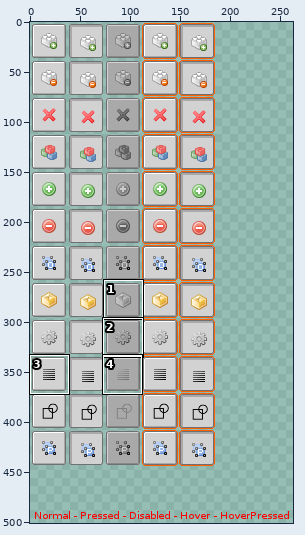
Sprite sheet, stored at resources/icons/toolbar.png. Above: a wide view before the commit, with the close-up outlined.
Close-up. Before the edit:
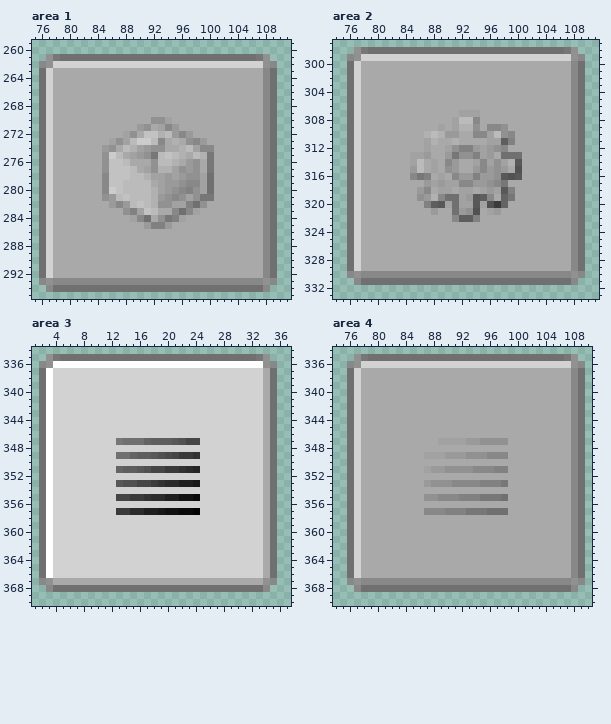
The file is 512x512 pixels. Pixels under 10% opacity are left out. Colours within 5 levels of each other are drawn and written as one. Shown: area 1: x 75..111, y 259..295; area 2: x 74..111, y 297..333; area 3: x 1..37, y 334..370; area 4: x 74..110, y 334..370. The wide view leaves out empty margins. The commit also changed other parts of the picture, which this record leaves out.
The same view after the edit:
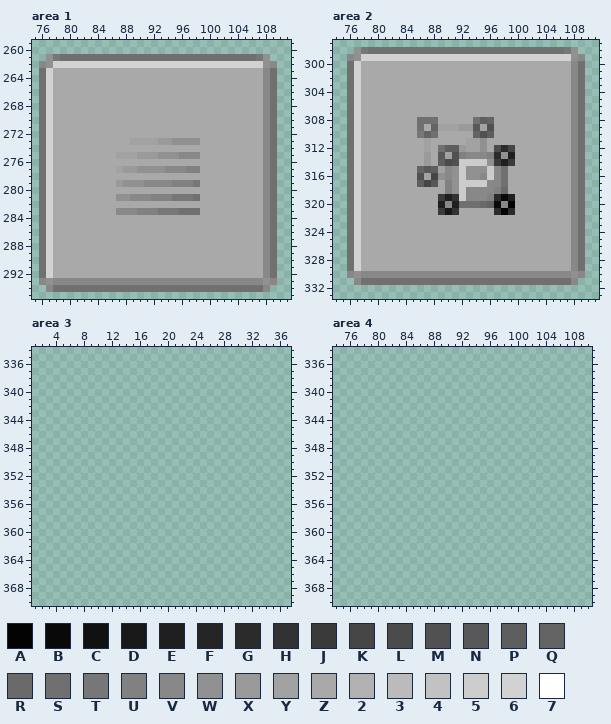
Palette (. is transparent): A #030303  B #090909  C #111111  D #181818  E #1f1f1f  F #252525  G #2b2b2b  H #323232  J #3a3a3a  K #454545  L #4b4b4b  M #515151  N #585858  P #5e5e5e  Q #646464  R #6a6a6a  S #707070  T #777777  U #818181  V #898888  W #919191  X #9a9a9a  Y #a2a2a2  Z #a9a9a9  2 #b1b1b1  3 #bbbbbb  4 #c2c2c2  5 #cccccc  6 #d2d2d2  7 #ffffff
Change:
Area 1:
y 270: x 92..94 WWY -> ZZZ
y 271: x 90..91 XW -> ZZ; x 93..95 YVX -> ZZZ
y 272: x 88..89 YW -> ZZ; x 91..97 4423XVX -> ZZZZZZZ
y 273: x 86..96 YWY3553VZ2Z -> ZZZYYYYXXWW; x 98..99 VX -> WZ
y 274: x 85..86 XW -> ZZ; x 88..93 32YXWW -> ZZZZZZ; x 96..100 23YVV -> ZZZZZ
y 275: x 85..88 W53Z -> ZZYY; x 91..100 WT3432Z32T -> XXWWWVVVZZ
y 276: x 85..88 W443 -> ZZZZ; x 92..95 W332 -> ZZZZ; x 97..98 XW -> ZZ; x 100 T -> Z
y 277: x 85..91 W4443ZY -> ZZYXXWW; x 93..98 22YWXW -> WVVVUU; x 100 T -> Z
y 278: x 85..100 V444332YYXYXWWYS -> ZZZZZZZZZZZZZZZZ
y 279: x 85..100 V443333ZYXXWVVYS -> ZZXWWWVVVVUUUTZZ
y 280: x 85..100 V5433332YXWVUWYS -> ZZZZZZZZZZZZZZZZ
y 281: x 85..100 WX343332XWVWYWTT -> ZZWWVVVUUUTTTSZZ
y 282: x 86..99 XVX3432WWYYUSW -> ZZZZZZZZZZZZZZ
y 283: x 87..95 ZWUY43ZZV -> VVVUUUTTT; x 97..98 VY -> SS
y 284: x 89..91 YVS -> ZZZ; x 93..96 WTUY -> ZZZZ
y 285: x 91..94 XUUX -> ZZZZ
Area 2:
y 307: x 92..94 YYY -> ZZZ
y 308: x 86..88 ZZZ -> SSS; x 91..96 Y33VZZ -> ZZZSPQ
y 309: x 86 Z -> S; x 88 Z -> Q; x 90 Z -> Y; x 92..98 22WZVVW -> XXNYMZZ
y 310: x 86..91 Z232XX -> TQSZZZ; x 94..99 VVY3WV -> QMPZZZ
y 311: x 88 2 -> Z; x 91 2 -> Z; x 93..99 ZZZYYPU -> YYWZZZZ
y 312: x 89..99 ZYWUUXYXWVZ -> SPPXYYWZLGK
y 313: x 85..86 YY -> ZZ; x 89..100 ZXTWWUYXZSSS -> NYMUVVVUGWEZ
y 314: x 85..100 Y3ZYZVXZZYVYWY2N -> ZZXZPLM5555WJEJZ
y 315: x 85..98 X3ZYZWXZZXVXWX -> ZQNPYVW5WWW5VS; x 100 M -> Z
y 316: x 85..100 VTUZYZVXXUXXWNMN -> ZMYKWVW5WWV5VSZZ
y 317: x 86..96 ZXYXYYVVXXW -> PKNZUW5555V; x 98 T -> S
y 318: x 86..87 XV -> ZZ; x 89..99 YYZYYZYXYNU -> ZUW5VVVVURZ
y 319: x 86..99 WX2VSSYXNPVZQT -> ZZZJEH5VVVUGBE
y 320: x 87..99 UPNYSYYNYMJQZ -> ZZEVESSSRQBVA
y 321: x 88..94 XZZSXWM -> ZJDHZZZ; x 96..99 YXZZ -> ZGAG
y 322: x 91..94 VPPU -> ZZZZ
Area 3:
y 335: x 3..34 WTSSSSSSSSSSSSSSSSSSSSSSSSSSSSTW -> ................................
y 336: x 2..35 VW777777777777777777777777777777WV -> ..................................
y 337..346: x 2..35 S7666666666666666666666666666666ZS -> ..................................
y 347: x 2..35 S7666666666TSSSQPPPNMKK666666666ZS -> ..................................
y 348: x 2..35 S7666666666666666666666666666666ZS -> ..................................
y 349: x 2..35 S7666666666SSQPPNMLKJJH666666666ZS -> ..................................
y 350: x 2..35 S7666666666666666666666666666666ZS -> ..................................
y 351: x 2..35 S7666666666QPPNMKKJJHGF666666666ZS -> ..................................
y 352: x 2..35 S7666666666666666666666666666666ZS -> ..................................
y 353: x 2..35 S7666666666NMMKKJHGGEED666666666ZS -> ..................................
y 354: x 2..35 S7666666666666666666666666666666ZS -> ..................................
y 355: x 2..35 S7666666666KKJJHGGEECCB666666666ZS -> ..................................
y 356: x 2..35 S7666666666666666666666666666666ZS -> ..................................
y 357: x 2..35 S7666666666JJGGEEDCCBBA666666666ZS -> ..................................
y 358..366: x 2..35 S7666666666666666666666666666666ZS -> ..................................
y 367: x 2..35 VWZZZZZZZZZZZZZZZZZZZZZZZZZZZZZZWV -> ..................................
y 368: x 3..34 VSSSSSSSSSSSSSSSSSSSSSSSSSSSSSSV -> ................................
Area 4:
y 335: x 77..108 WTSSSSSSSSSSSSSSSSSSSSSSSSSSSSTW -> ................................
y 336: x 76..109 VW666666666666666666666666666666WV -> ..................................
y 337..346: x 76..109 S6ZZZZZZZZZZZZZZZZZZZZZZZZZZZZZZVS -> ..................................
y 347: x 76..109 S6ZZZZZZZZZZZYYYYXXWWWWZZZZZZZZZVS -> ..................................
y 348: x 76..109 S6ZZZZZZZZZZZZZZZZZZZZZZZZZZZZZZVS -> ..................................
y 349: x 76..109 S6ZZZZZZZZZYYYXXXWWWVVVZZZZZZZZZVS -> ..................................
y 350: x 76..109 S6ZZZZZZZZZZZZZZZZZZZZZZZZZZZZZZVS -> ..................................
y 351: x 76..109 S6ZZZZZZZZZYXXWWWWVVVUUZZZZZZZZZVS -> ..................................
y 352: x 76..109 S6ZZZZZZZZZZZZZZZZZZZZZZZZZZZZZZVS -> ..................................
y 353: x 76..109 S6ZZZZZZZZZXWWWVVVVUUUTZZZZZZZZZVS -> ..................................
y 354: x 76..109 S6ZZZZZZZZZZZZZZZZZZZZZZZZZZZZZZVS -> ..................................
y 355: x 76..109 S6ZZZZZZZZZWWVVVUUUTTTSZZZZZZZZZVS -> ..................................
y 356: x 76..109 S6ZZZZZZZZZZZZZZZZZZZZZZZZZZZZZZVS -> ..................................
y 357: x 76..109 S6ZZZZZZZZZVVVUUUTTTSSSZZZZZZZZZVS -> ..................................
y 358..366: x 76..109 S6ZZZZZZZZZZZZZZZZZZZZZZZZZZZZZZVS -> ..................................
y 367: x 76..109 VWVVVVVVVVVVVVVVVVVVVVVVVVVVVVVVWV -> ..................................
y 368: x 77..108 VSSSSSSSSSSSSSSSSSSSSSSSSSSSSSSV -> ................................
